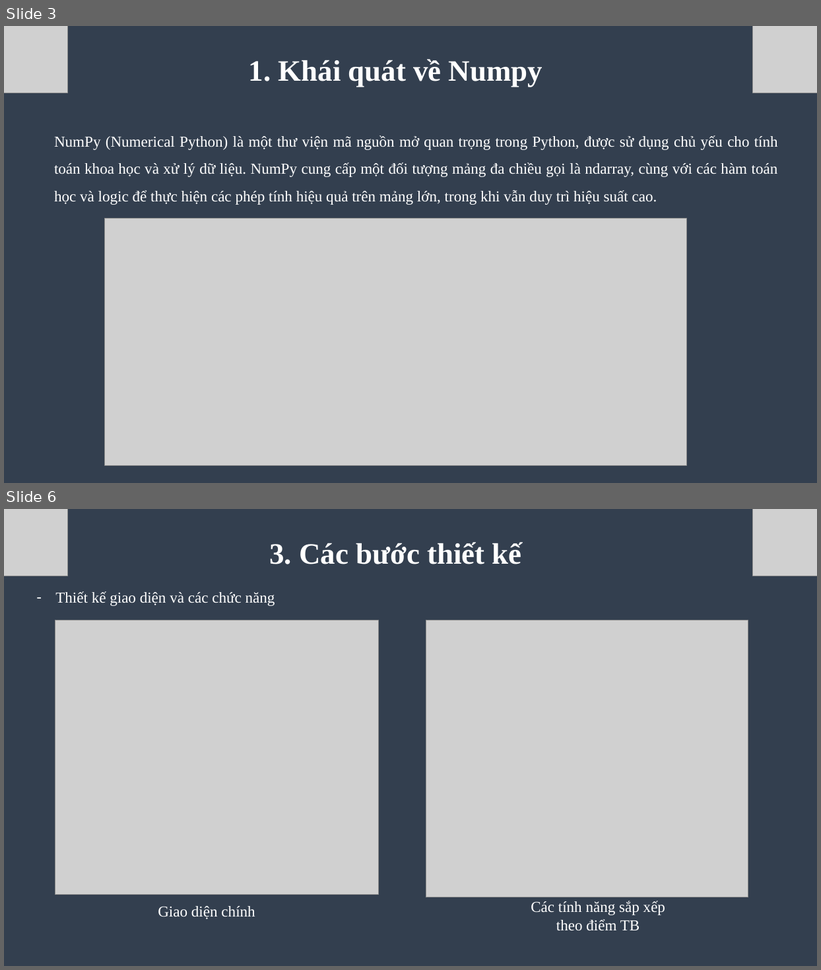
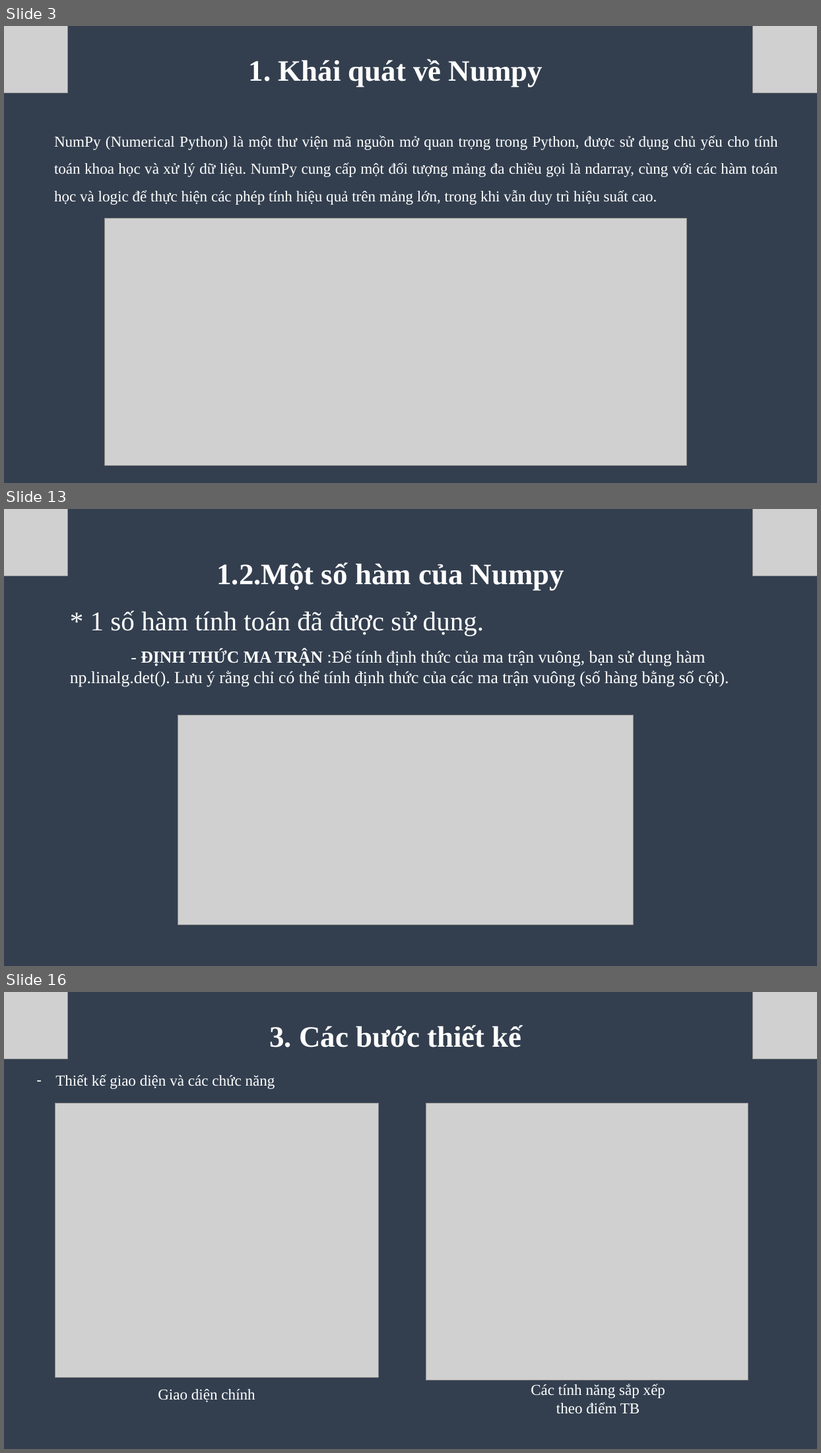
Before and after one commit to Toilaminh03/Numpy_PMMNM, a slide deck: tuan2.pptx. Shown one above the other, each under a label of ours: slides 3 and 6 before the commit, slides 3, 13 and 16 after it; the slides between them are not shown. The pictures are 821x970 and 821x1453 pixels, drawn with LibreOffice and Linux fonts; fonts in the diff are those of the drawing; grey boxes stand for pictures. Boxes give left, top, right and bottom in pixels: in the first picture for what was removed or moved away, otherwise in the second. Text is boxed around its words. In the diff, an @@ line names an element or a change of style, - is before the commit and + after.

Commit message:
Final Numpy

```diff
--- a/tuan2.pptx
+++ b/tuan2.pptx
@@ slide 13 added at (4, 509, 817, 966), background #333F50 @@
@@ picture added at (4, 509, 68, 576) @@
@@ picture added at (753, 509, 817, 576) @@
@@ text added at (217, 562, 564, 591), 35 pt, text #FFFFFF, bold @@
+1.2.Một số hàm của Numpy
@@ text added at (70, 611, 729, 687), 20 pt, text #FFFFFF @@
+* 1 số hàm tính toán đã được sử dụng.
+- ĐỊNH THỨC MA TRẬN :Để tính định thức của ma trận vuông, bạn sử dụng hàm np.linalg.det(). Lưu ý rằng chỉ có thể tính định thức của các ma trận vuông (số hàng bằng số cột).
@@ picture added at (178, 716, 634, 925) @@
@@ what was slide 6 is now slide 16 @@
```
Also in this commit, not shown: 3 slides changed, 9 other slides added.
